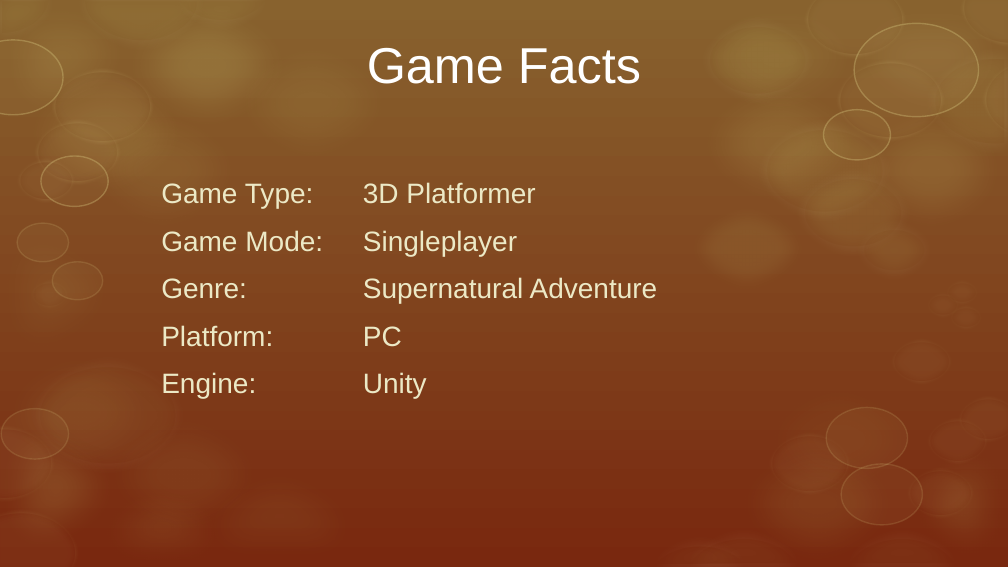
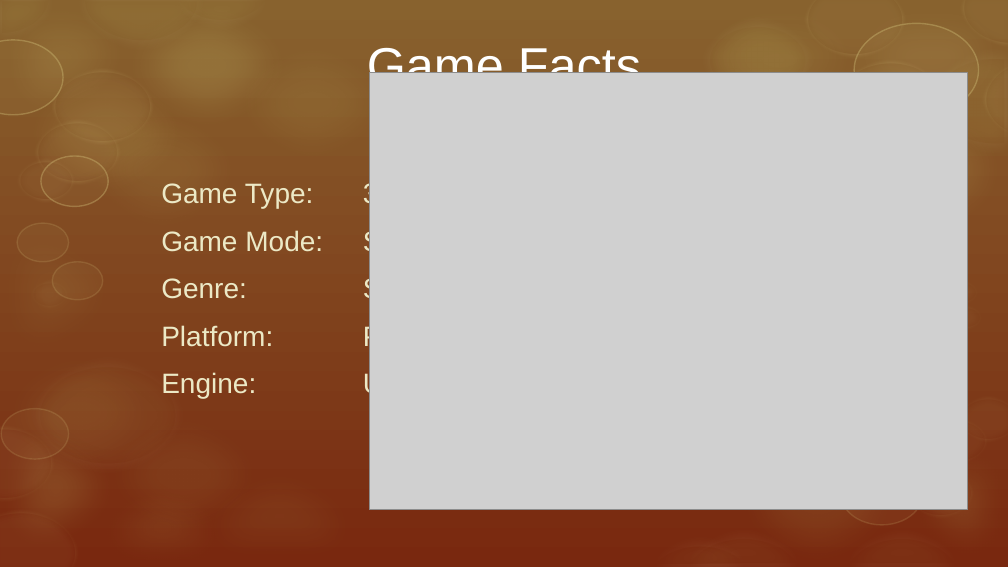
Before and after one commit to ArtjomProGrammer/Voodoo, a slide deck: slide 3 of _Organisation/Präsentation/Voodoo.pptx. Drawn at 1008x567 pixels with LibreOffice and Linux fonts; fonts in the diff are those of the drawing; grey boxes stand for pictures; background and template pictures are left out. Boxes give left, top, right and bottom in pixels: in the first picture for what was removed or moved away, otherwise in the second. Text is boxed around its words. In the diff, an @@ line names an element or a change of style, - is before the commit and + after.

```diff
--- a/_Organisation/Präsentation/Voodoo.pptx
+++ b/_Organisation/Präsentation/Voodoo.pptx
@@ picture added at box(369, 73, 968, 509) @@
@@ ellipse removed at box(824, 110, 891, 160) @@
@@ ellipse removed at box(758, 120, 892, 221) @@
@@ ellipse removed at box(795, 169, 910, 255) @@
@@ ellipse removed at box(680, 198, 814, 298) @@
@@ ellipse removed at box(854, 220, 933, 279) @@
@@ ellipse removed at box(925, 292, 959, 318) @@
@@ ellipse removed at box(890, 339, 952, 384) @@
@@ ellipse removed at box(827, 407, 908, 469) @@
@@ ellipse removed at box(769, 433, 851, 495) @@
```
Also in this commit, not shown: 3 other slides changed, 5 slides added, 4 slides removed.
